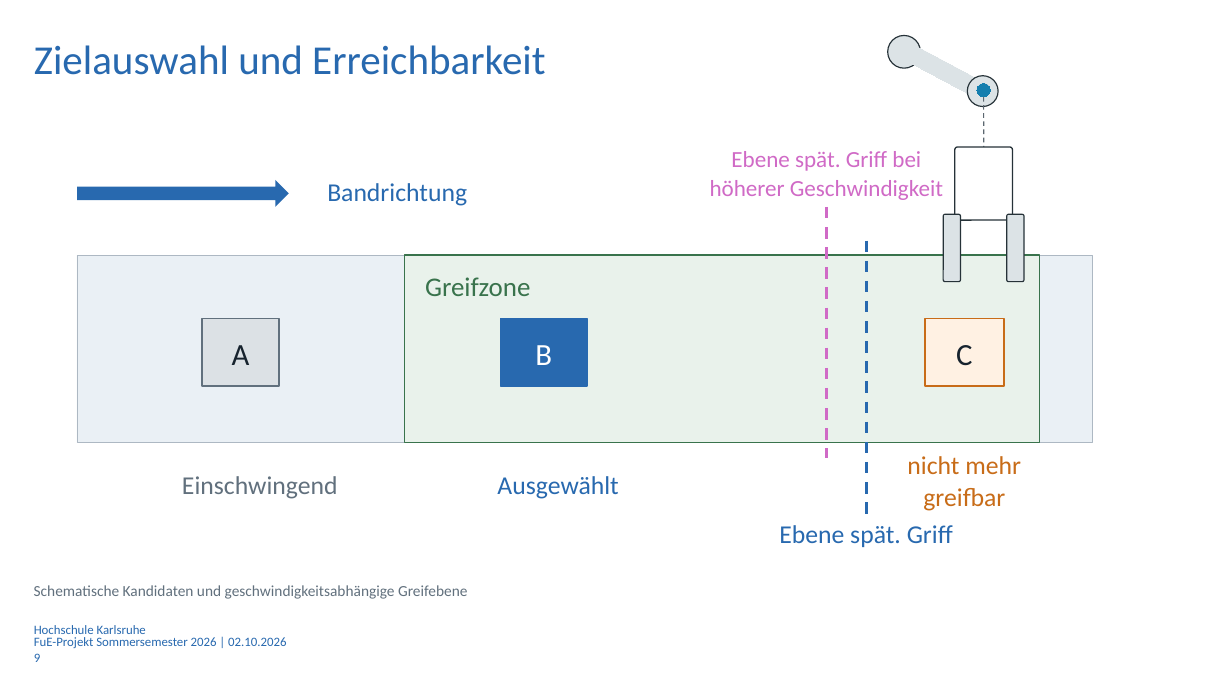
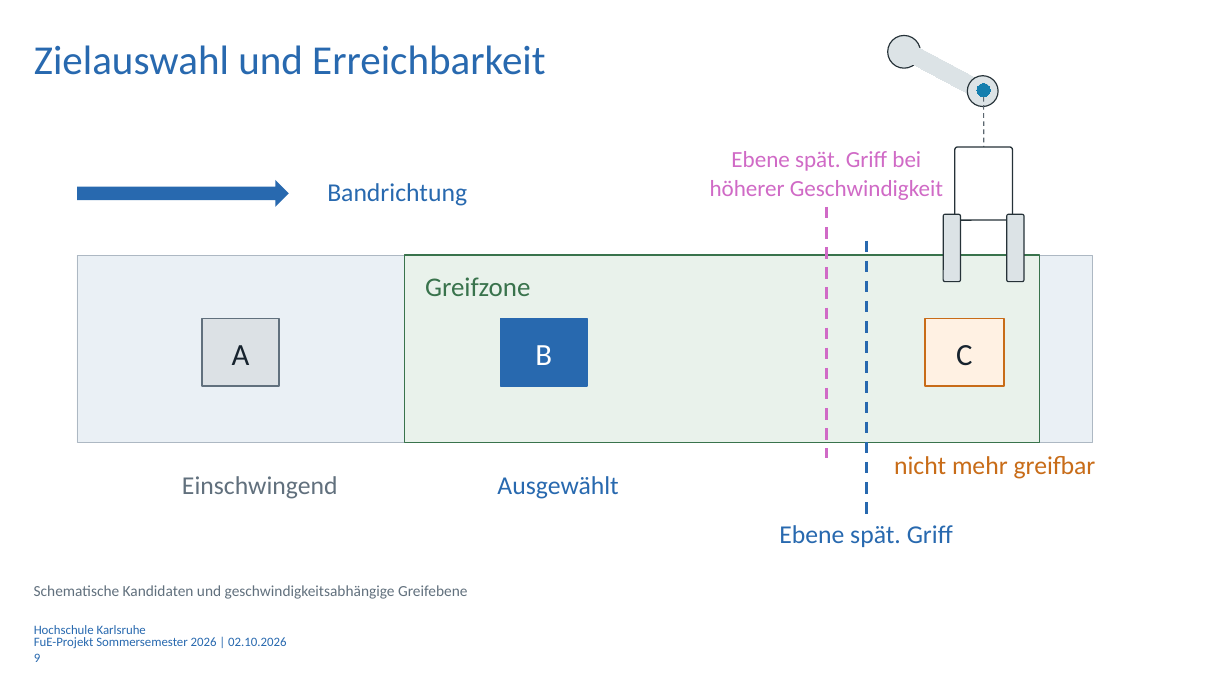
Before and after one commit to Luze212/roboter_tetris, a slide deck: slide 9 of Projektbericht/Presentation/Abschlussprasentation_RoboterTetris_V01.pptx. Drawn at 1232x693 pixels with LibreOffice and Linux fonts; fonts in the diff are those of the drawing; background and template pictures are left out. Boxes give left, top, right and bottom in pixels: in the first picture for what was removed or moved away, otherwise in the second. Text is boxed around its words. In the diff, an @@ line names an element or a change of style, - is before the commit and + after.

```diff
--- a/Projektbericht/Presentation/Abschlussprasentation_RoboterTetris_V01.pptx
+++ b/Projektbericht/Presentation/Abschlussprasentation_RoboterTetris_V01.pptx
@@ text "nicht mehr greifbar" rewrapped from (x1=907, y1=456, x2=1021, y2=511) to (x1=894, y1=456, x2=1096, y2=479) @@
```
Also in this commit, not shown: 2 other slides changed, 1 slide added, 1 slide removed, 2 other files.
